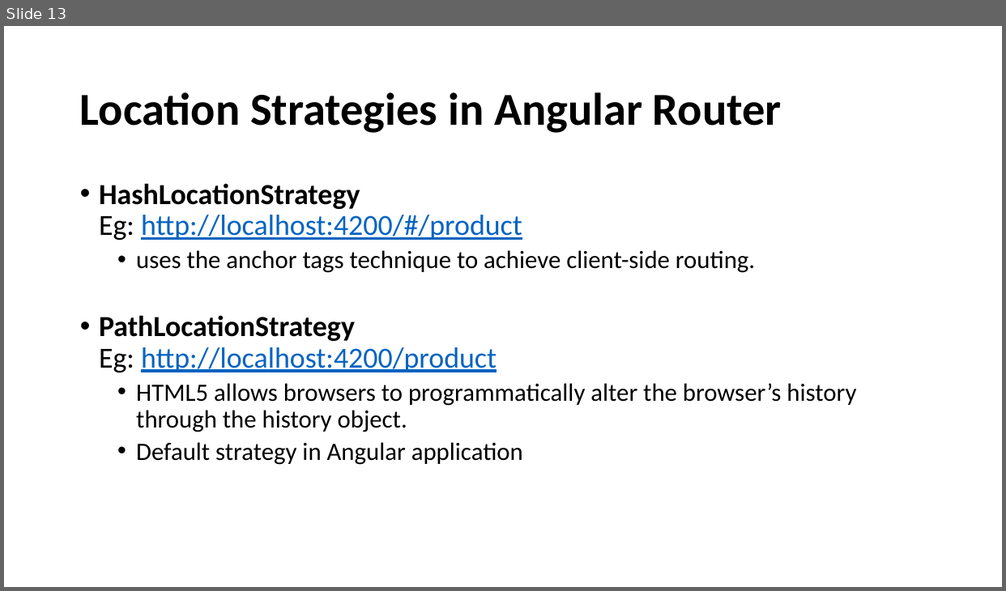
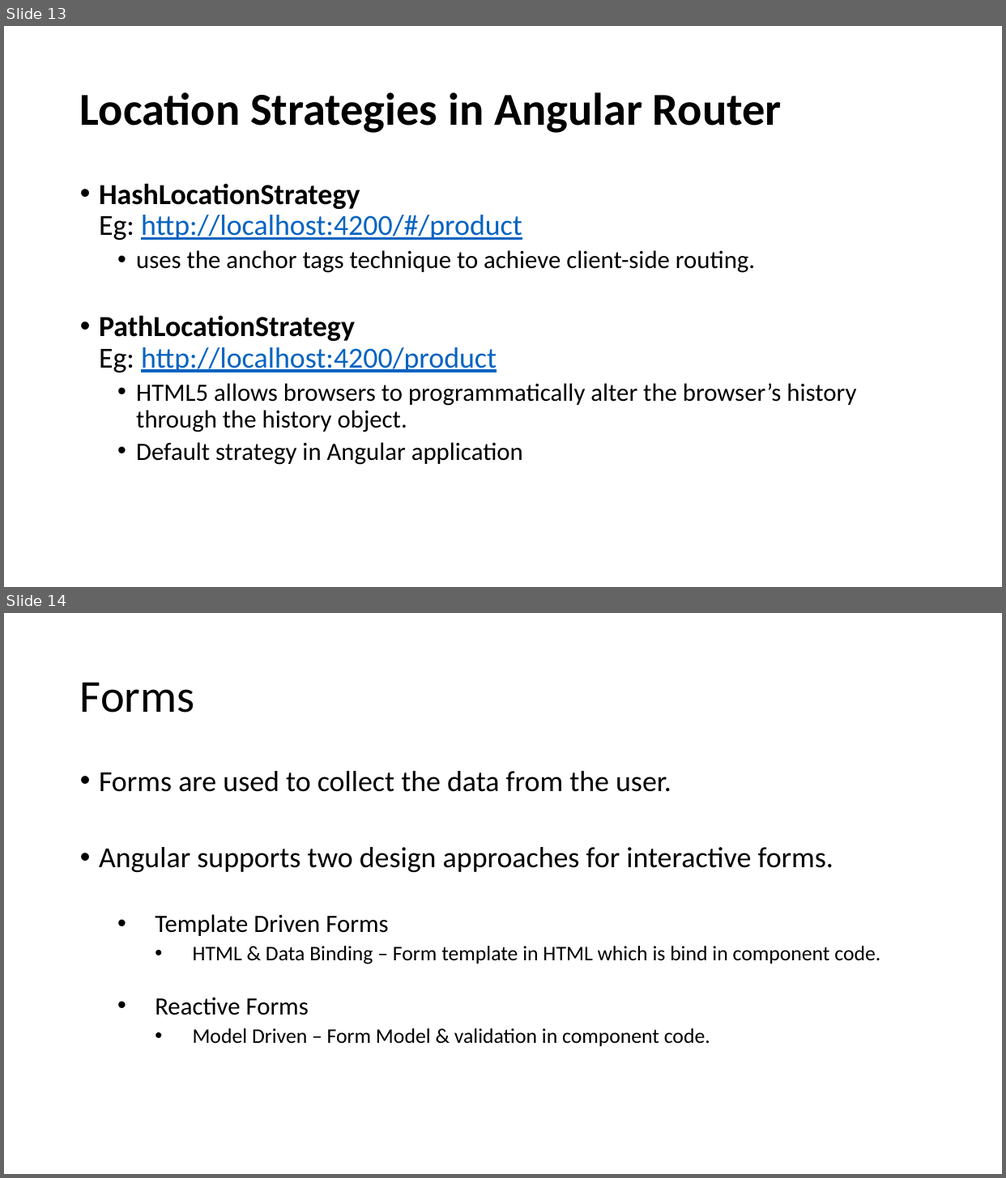
Before and after one commit to simhaabhijit/Angular-Training-Intermediate, a slide deck: Angular Intermediate Level Training PPT.pptx. Shown one above the other, each under a label of ours: slide 13 before the commit, slides 13 and 14 after it. The pictures are 1006x591 and 1006x1178 pixels, drawn with LibreOffice and Linux fonts; fonts in the diff are those of the drawing. Boxes give left, top, right and bottom in pixels: in the first picture for what was removed or moved away, otherwise in the second. Text is boxed around its words. In the diff, an @@ line names an element or a change of style, - is before the commit and + after.

```diff
--- a/Angular Intermediate Level Training PPT.pptx
+++ b/Angular Intermediate Level Training PPT.pptx
@@ slide 14 added at (4, 613, 1002, 1174), background #FFFFFF @@
@@ title added at (80, 682, 195, 713), 44 pt, text #000000 @@
+Forms
@@ text added at (99, 771, 880, 1046), 20 pt, text #000000 @@
+• Forms are used to collect the data from the user.
+• Angular supports two design approaches for interactive forms.
+  • Template Driven Forms
+    • HTML & Data Binding – Form template in HTML which is bind in component code.
+  • Reactive Forms
+    • Model Driven – Form Model & validation in component code.
```
Also in this commit, not shown: 4 other slides added, 24 other files.
